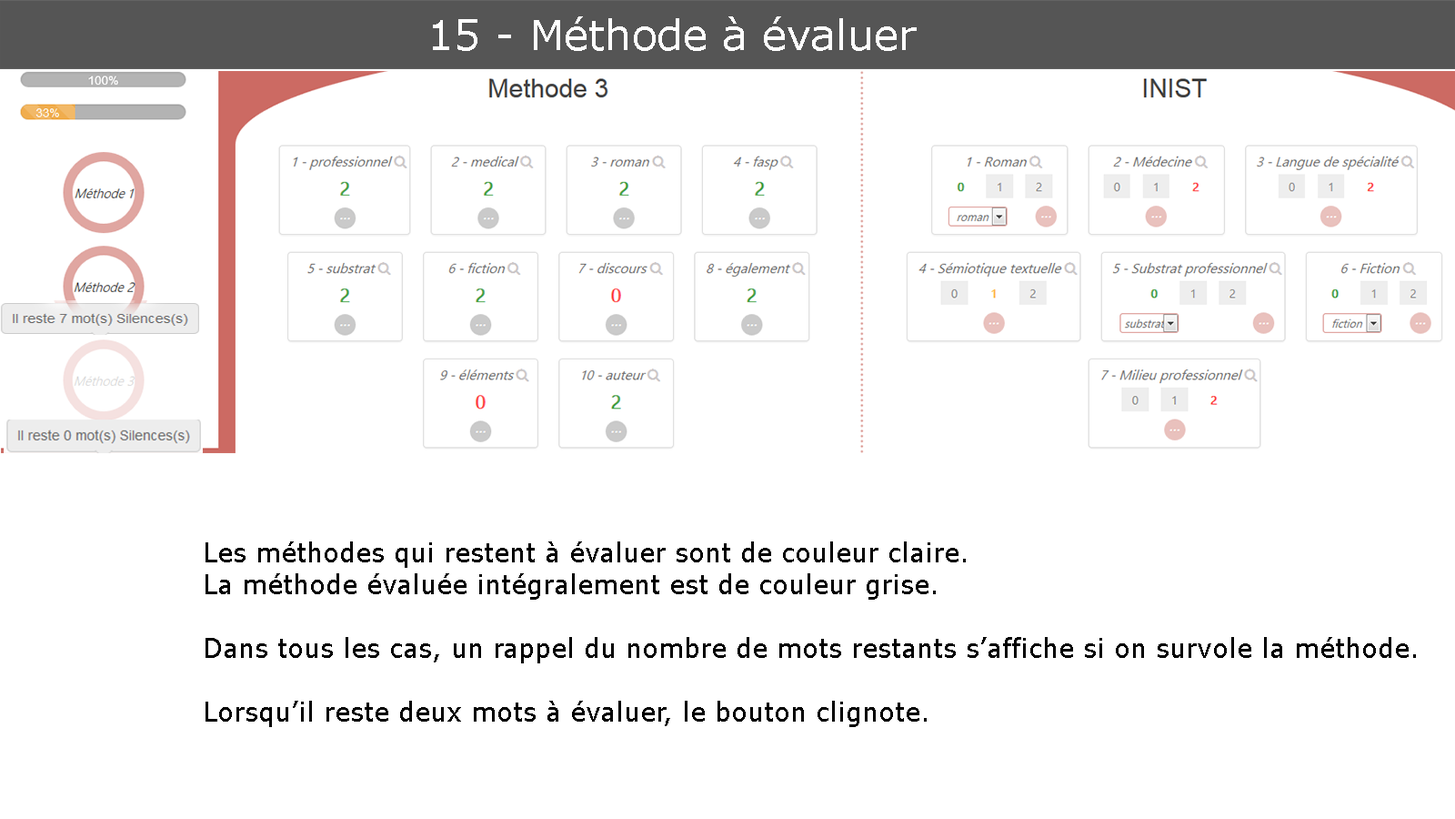
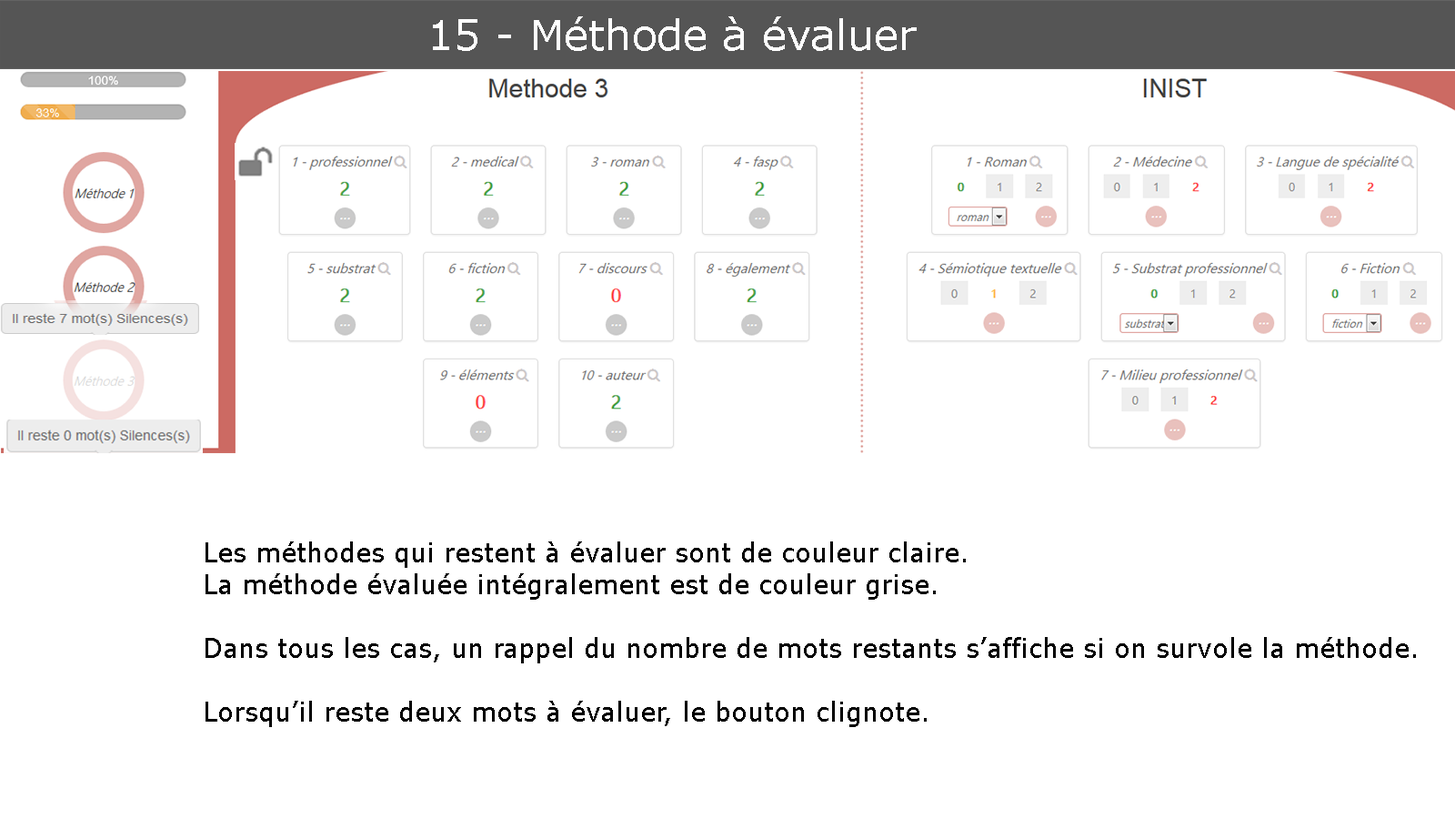
Two versions of the same layered image (1455px x 819px). Layer-by-layer changes:
added layer "deverrou" above "Calque 1" over [left=234, top=142, right=273, bottom=181]
